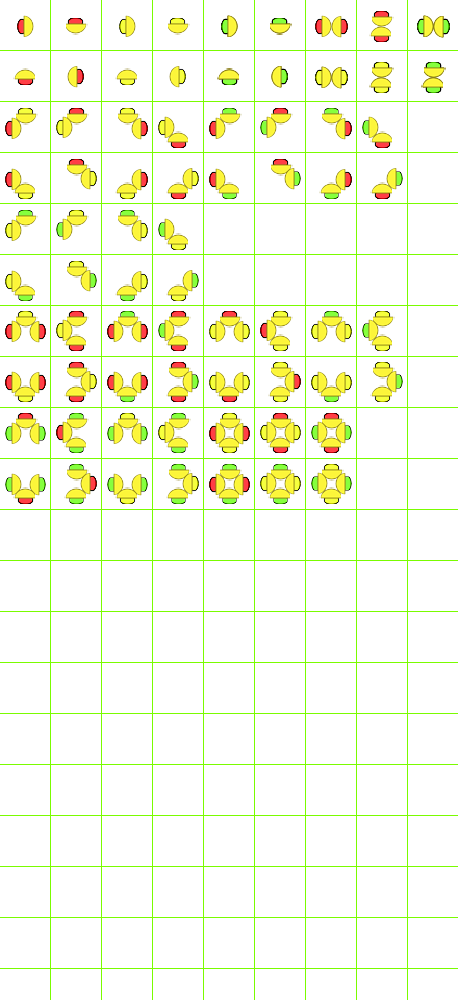
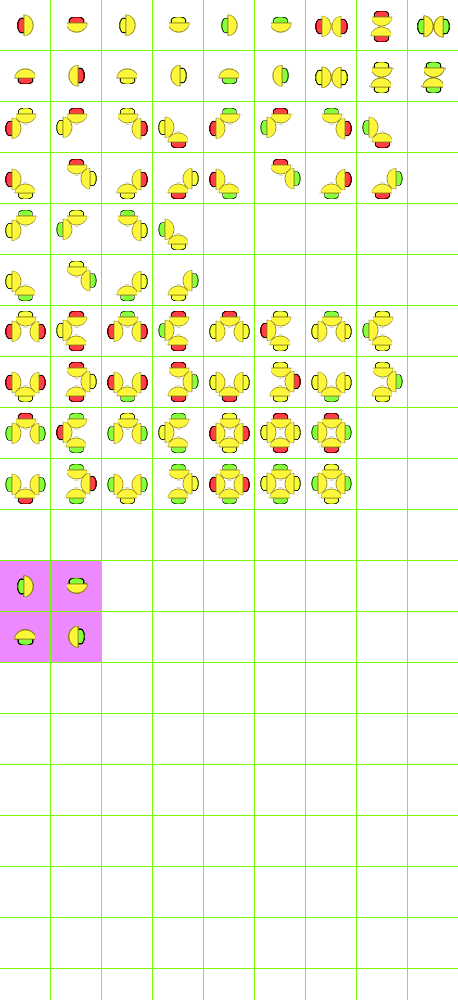
Two versions of the same layered image (458px x 1000px). Layer-by-layer changes:
showed group "Single Lights Organized" (4 layers) over [0, 561, 101, 662]
painted on "Green" (2nd of 3, in "Single Lights Organized") over [14, 561, 101, 648]
painted on "Yellow" (2nd of 3, in "Single Lights Organized") over [14, 561, 101, 648]
painted on "Red" (2nd of 3, in "Single Lights Organized") over [14, 561, 101, 648]
painted on "Grid" (4th of 5, in "Single Lights Organized") over [0, 561, 101, 662]
painted on "Lights" (2nd of 2) over [13, 14, 292, 88]
